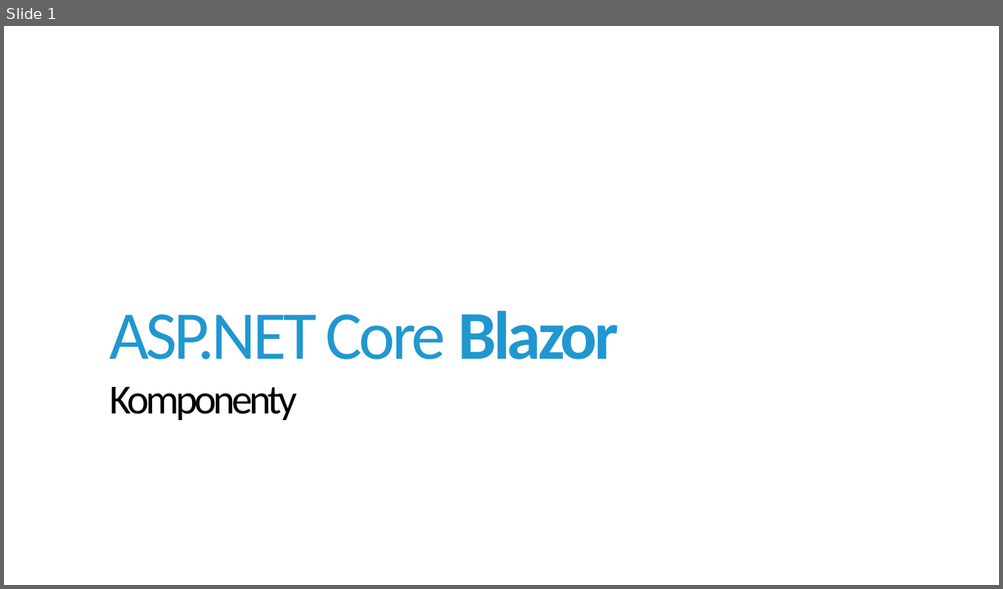
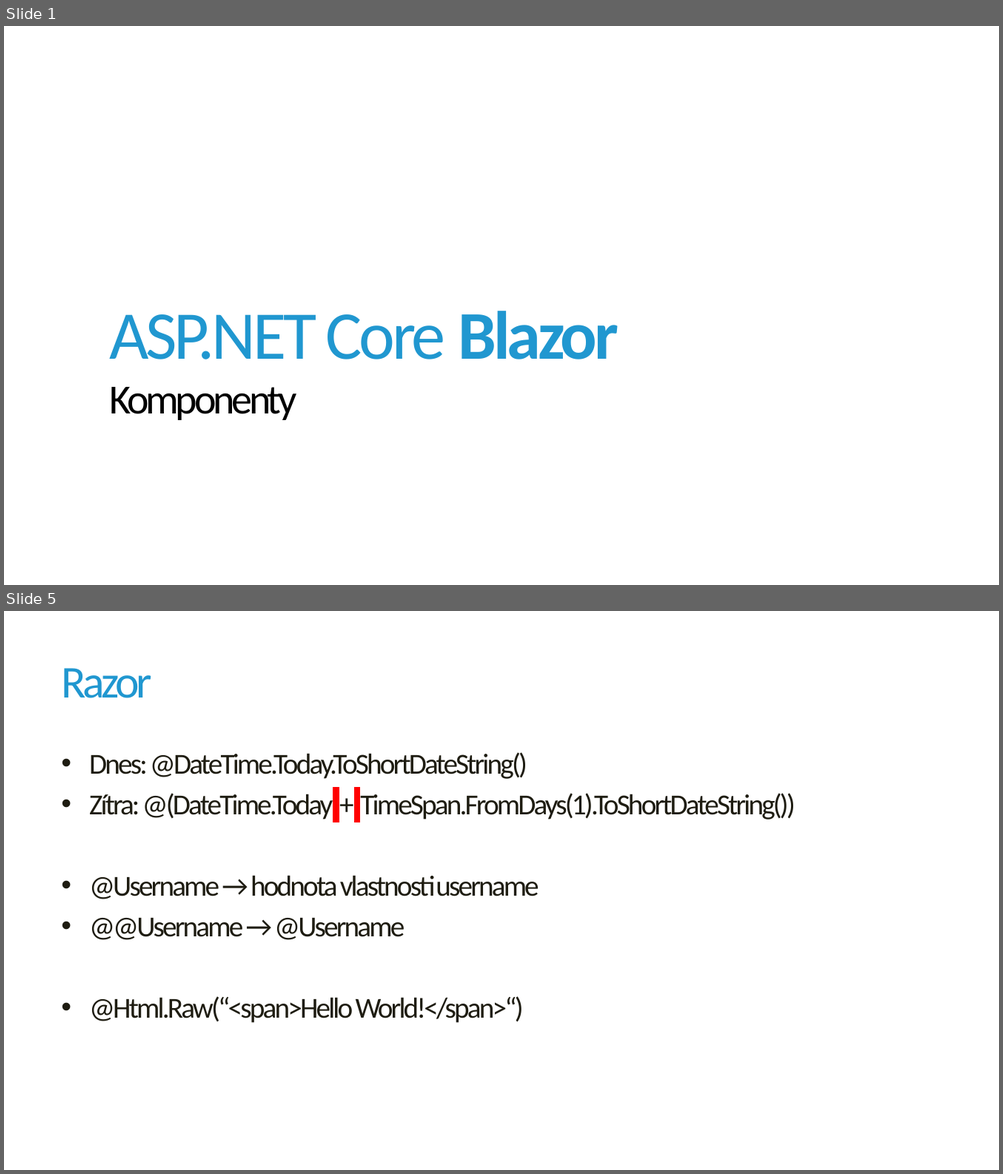
Before and after one commit to jirikanda/BlazorDemos, a slide deck: Presentation/02 - Blazor - Komponenty.pptx. Shown one above the other, each under a label of ours: slide 1 before the commit, slides 1 and 5 after it; the slides between them are not shown. The pictures are 1003x589 and 1003x1174 pixels, drawn with LibreOffice and Linux fonts; fonts in the diff are those of the drawing; background and template pictures are left out. Boxes give left, top, right and bottom in pixels: in the first picture for what was removed or moved away, otherwise in the second. Text is boxed around its words. In the diff, an @@ line names an element or a change of style, - is before the commit and + after.

```diff
--- a/Presentation/02 - Blazor - Komponenty.pptx
+++ b/Presentation/02 - Blazor - Komponenty.pptx
@@ slide 5 added at <box>4,611,999,1170</box>, background #FFFFFF @@
@@ title added at <box>61,668,152,698</box>, 44 pt, text #2097D0 @@
+Razor
@@ text added at <box>89,752,794,1023</box>, 28 pt, text #1E1C11 @@
+• Dnes: @DateTime.Today.ToShortDateString()
+• Zítra: @(DateTime.Today + TimeSpan.FromDays(1).ToShortDateString())
+• @Username → hodnota vlastnosti username
+• @@Username → @Username
+• @Html.Raw(“<span>Hello World!</span>“)
```
Also in this commit, not shown: 1 slide changed, 7 other slides added, 1 slide removed, 4 other files.
